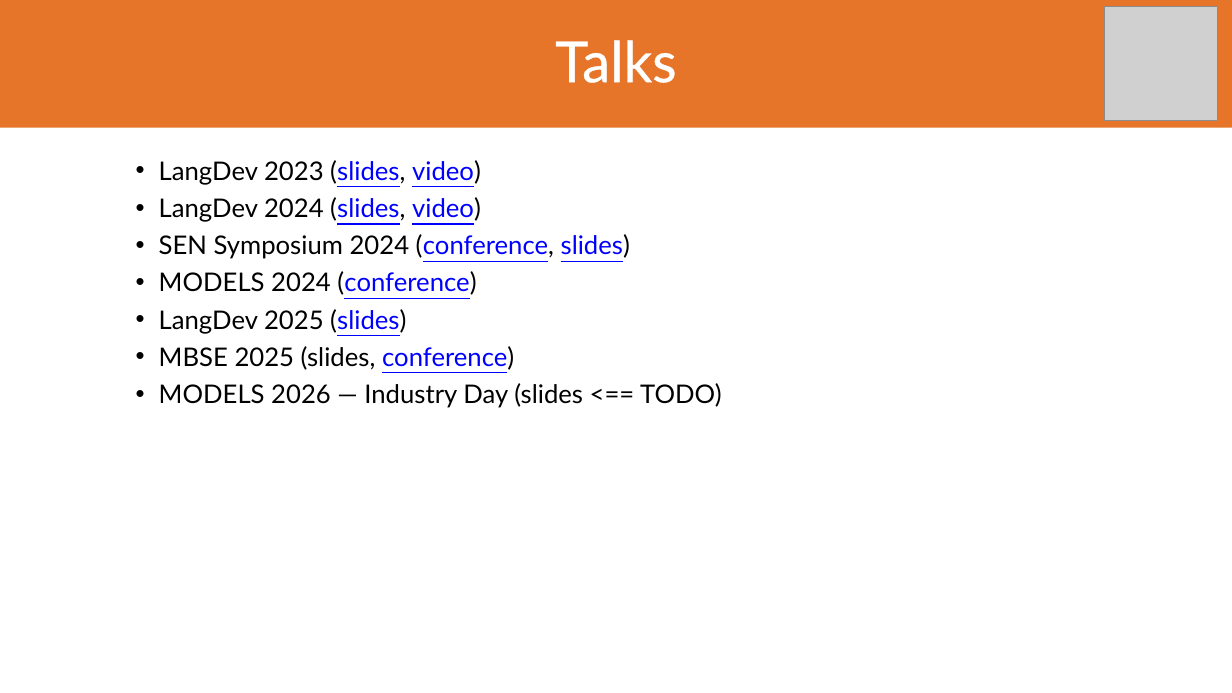
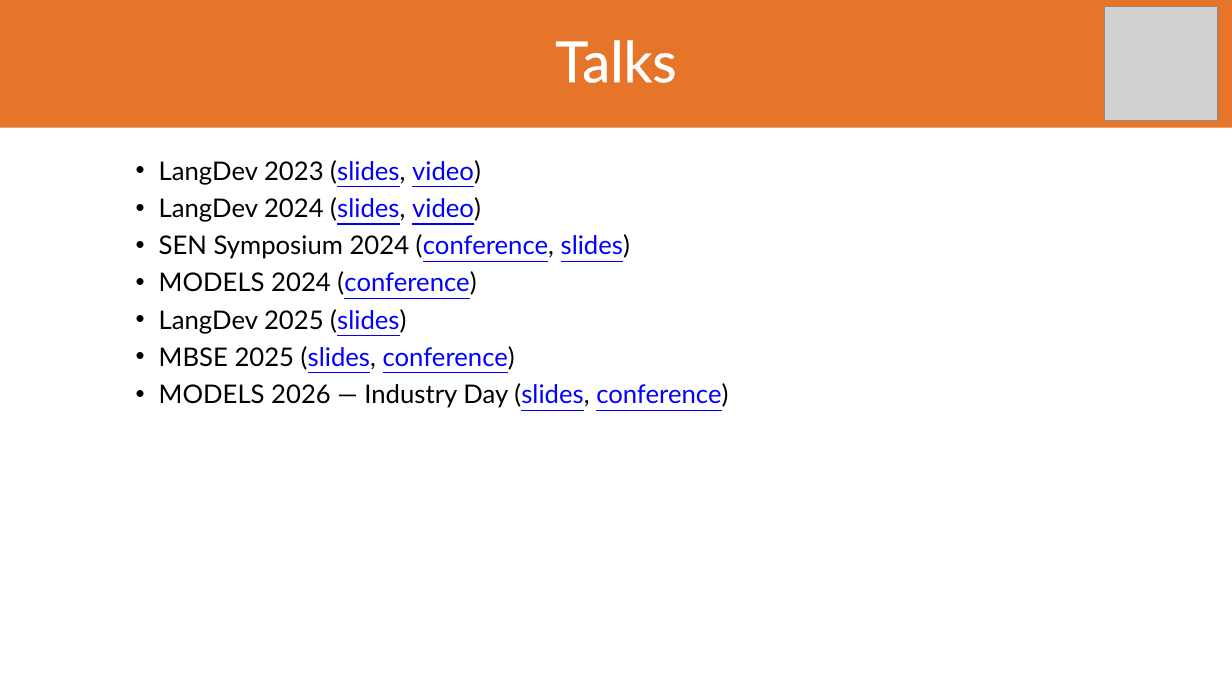
Before and after one commit to LionWeb-io/specification, a slide deck: slide 5 of conference-talks/LangDev/2026/LangDev 2026 Talk.pptx. Drawn at 1232x693 pixels with LibreOffice and Linux fonts; fonts in the diff are those of the drawing; grey boxes stand for pictures; background and template pictures are left out. Boxes give left, top, right and bottom in pixels: in the first picture for what was removed or moved away, otherwise in the second. Text is boxed around its words. In the diff, an @@ line names an element or a change of style, - is before the commit and + after.

Commit message:
update slides for MODELS links
  - remove .pps version

```diff
--- a/conference-talks/LangDev/2026/LangDev 2026 Talk.pptx
+++ b/conference-talks/LangDev/2026/LangDev 2026 Talk.pptx
@@ text at (x1=159, y1=346, x2=515, y2=370): text colour #000000 to #0000FF, underline on in "(slides," @@
@@ text at (x1=159, y1=383, x2=728, y2=408): text changed @@
-  • MODELS 2026 — Industry Day (slides <== TODO)
+  • MODELS 2026 — Industry Day (slides, conference)
```
Also in this commit, not shown: 2 other slides changed, 2 other files.
